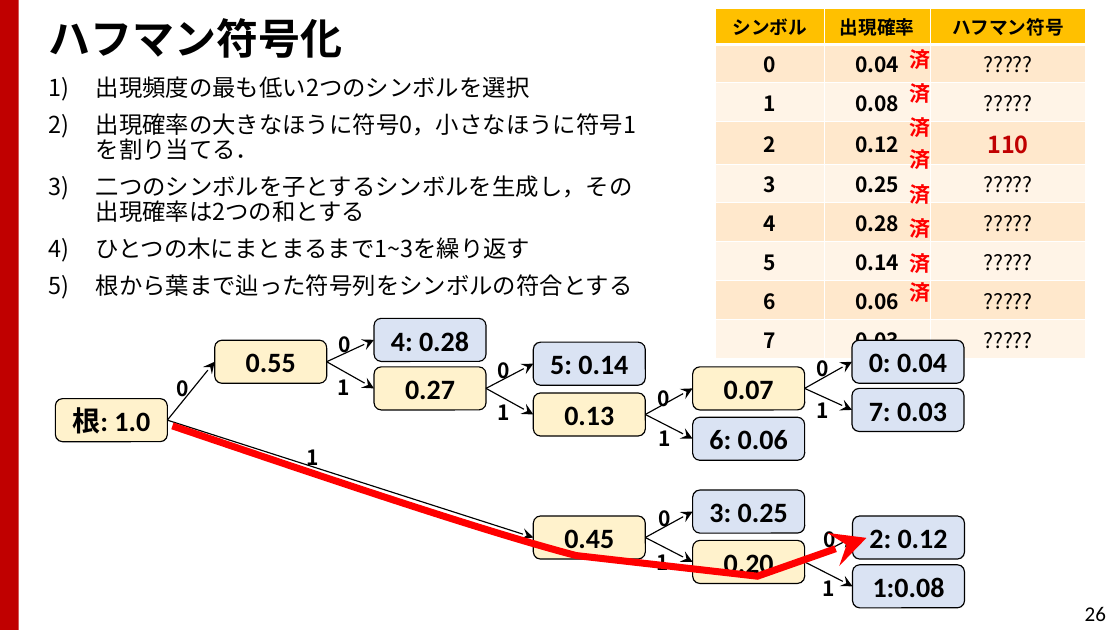
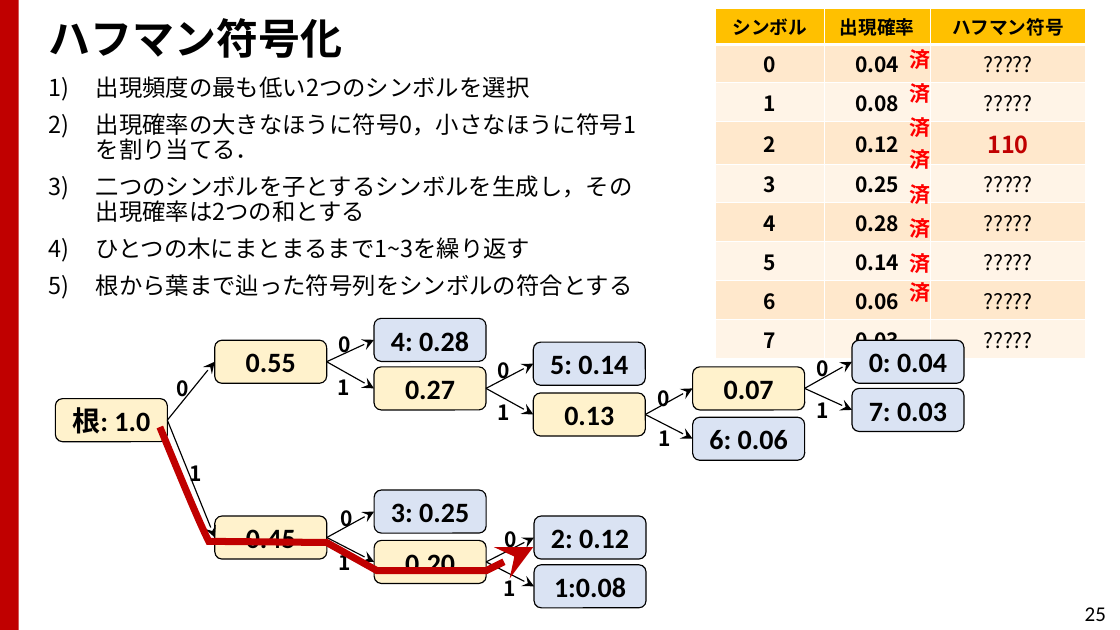
Before and after one commit to TakashiIjiri/TakashiIjiri.github.io, a slide deck: slide 25 of classes/dm2018_1/dm1_13.pptx (slide 26 before the commit). Drawn at 1120x630 pixels with LibreOffice and Linux fonts; fonts in the diff are those of the drawing. Boxes give left, top, right and bottom in pixels: in the first picture for what was removed or moved away, otherwise in the second. Text is boxed around its words. In the diff, an @@ line names an element or a change of style, - is before the commit and + after.

```diff
--- a/classes/dm2018_1/dm1_13.pptx
+++ b/classes/dm2018_1/dm1_13.pptx
@@ freeform shape added at (160, 427, 533, 571), outline #C00000 6 pt @@
@@ arrow moved from (167, 420) - (534, 538) to (167, 420) - (215, 538) @@
@@ freeform shape removed at (172, 426, 866, 576) @@
@@ text "1": place and size @@
-text "1" at (307, 449, 319, 470)
+text "1" at (189, 465, 201, 486)
@@ 5 rounded rectangles, 4 texts, 4 arrows: place and size @@
-5 rounded rectangles, 4 texts, 4 arrows at (534, 490, 965, 607)
+5 rounded rectangles, 4 texts, 4 arrows at (215, 490, 646, 607)
@@ page number at (1085, 607, 1106, 621): text changed @@
-26
+25
```
Also in this commit, not shown: 6 other slides changed, 2 slides removed, 2 other files.
